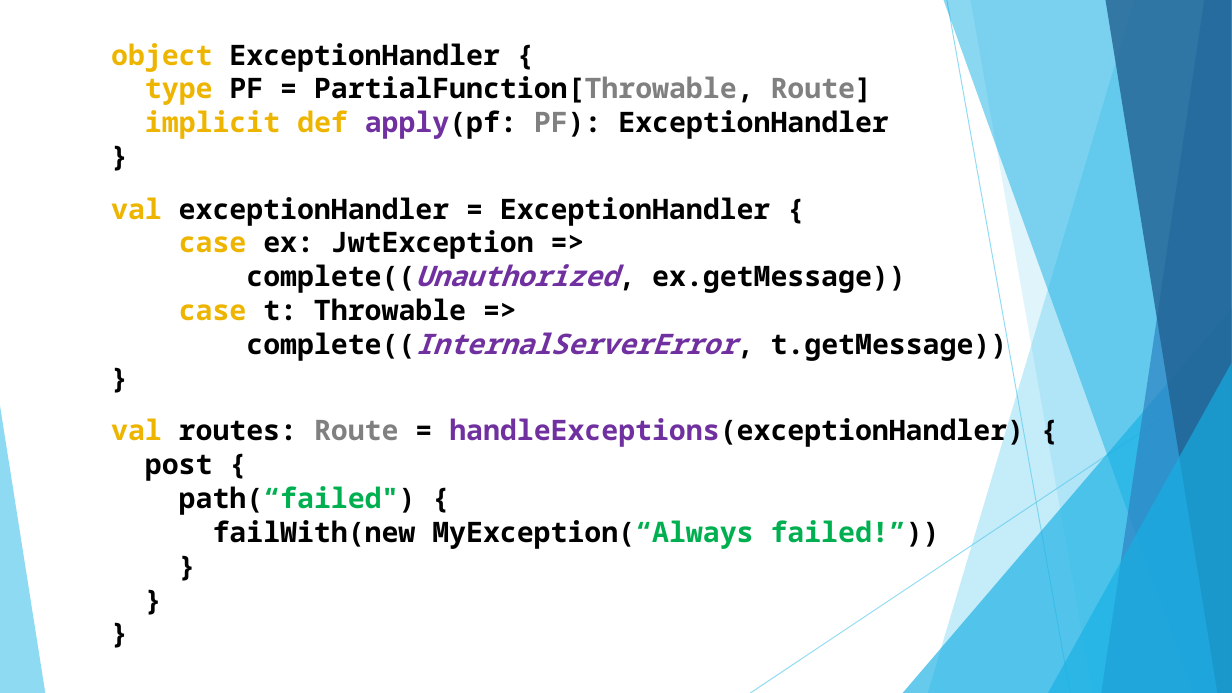
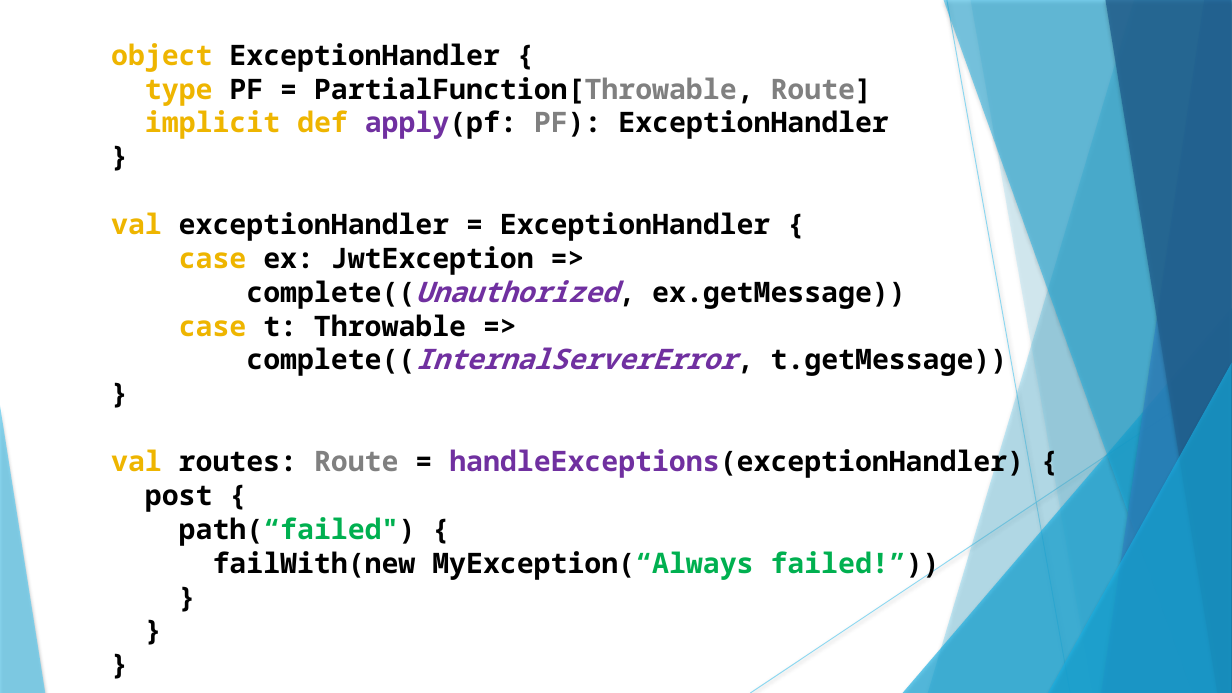
Before and after one commit to gmax-ws/akka-hhtp-microservice, a slide deck: slide 13 of presentation/reactive-microservice.pptx. Drawn at 1232x693 pixels with LibreOffice and Linux fonts; fonts in the diff are those of the drawing. Boxes give left, top, right and bottom in pixels: in the first picture for what was removed or moved away, otherwise in the second. Text is boxed around its words. In the diff, an @@ line names an element or a change of style, - is before the commit and + after.

```diff
--- a/presentation/reactive-microservice.pptx
+++ b/presentation/reactive-microservice.pptx
@@ line (947, 0) - (1070, 693): stroke #5FCBEF 0.75 pt to #5FCBEF 0.74 pt @@
@@ freeform shape at box(970, 0, 1232, 693): shadow on; outline redrawn @@
@@ text "object ExceptionHandler {" rewrapped from box(111, 43, 1024, 549) to box(111, 43, 1024, 580) @@
@@ line (1232, 372) - (750, 693): stroke #5FCBEF 0.75 pt to #5FCBEF 0.74 pt @@
@@ shadow on in 7 elements at box(928, 0, 1232, 693), box(903, 308, 1232, 693), box(944, 0, 1232, 693), box(1102, 0, 1232, 693), box(1105, 0, 1232, 693), box(1048, 363, 1232, 693), box(0, 406, 45, 693) @@
```
Also in this commit, not shown: 21 other slides changed, 4 other files.
